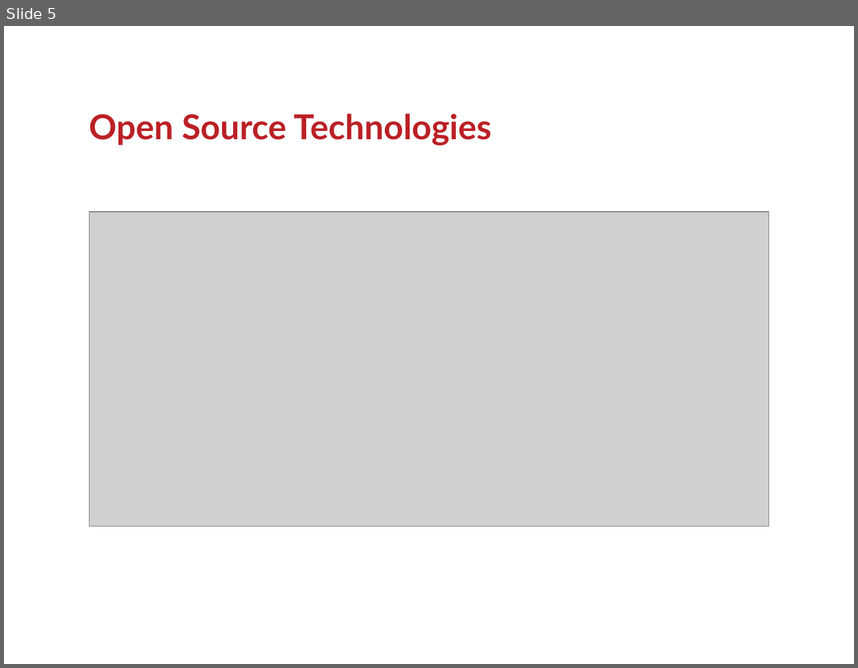
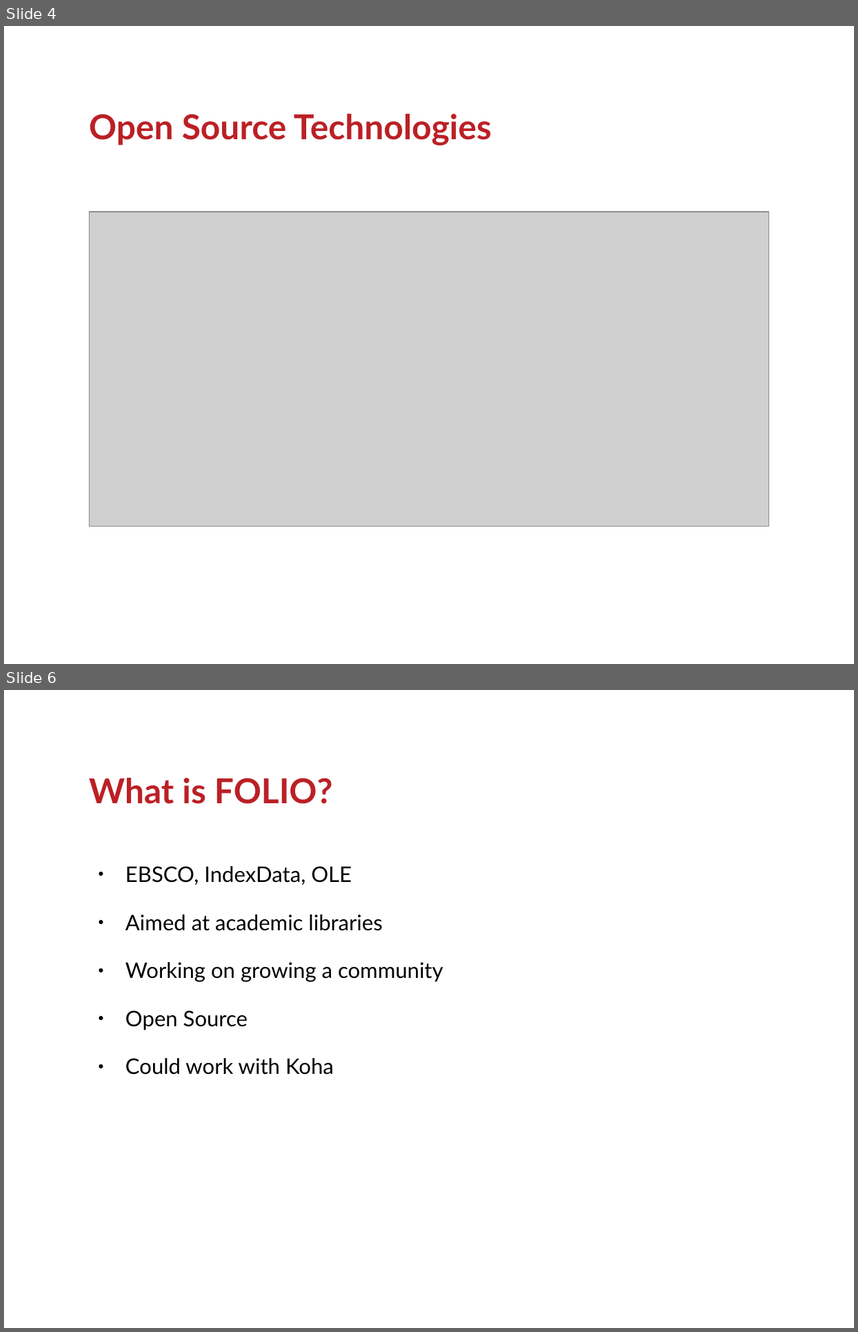
Before and after one commit to ranginui/presentation, a slide deck: kohaconclave2017/keynote.odp. Shown one above the other, each under a label of ours: slide 5 before the commit, slides 4 and 6 after it; the slides between them are not shown. The pictures are 858x668 and 858x1332 pixels, drawn with LibreOffice and Linux fonts; fonts in the diff are those of the drawing; grey boxes stand for pictures; background and template pictures are left out. Boxes give left, top, right and bottom in pixels: in the first picture for what was removed or moved away, otherwise in the second. Text is boxed around its words. In the diff, an @@ line names an element or a change of style, - is before the commit and + after.

```diff
--- a/kohaconclave2017/keynote.odp
+++ b/kohaconclave2017/keynote.odp
@@ slide 6 added at (4,690,854,1328), background #FFFFFF @@
@@ title added at (89,778,332,804), 32 pt, text #BB2025, bold @@
+What is FOLIO?
@@ text added at (125,866,444,1074), 20 pt, text #000000 @@
+● EBSCO, IndexData, OLE
+● Aimed at academic libraries
+● Working on growing a community
+● Open Source
+● Could work with Koha
@@ what was slide 5 is now slide 4 @@
```
Also in this commit, not shown: 4 other slides added, 2 slides removed.
